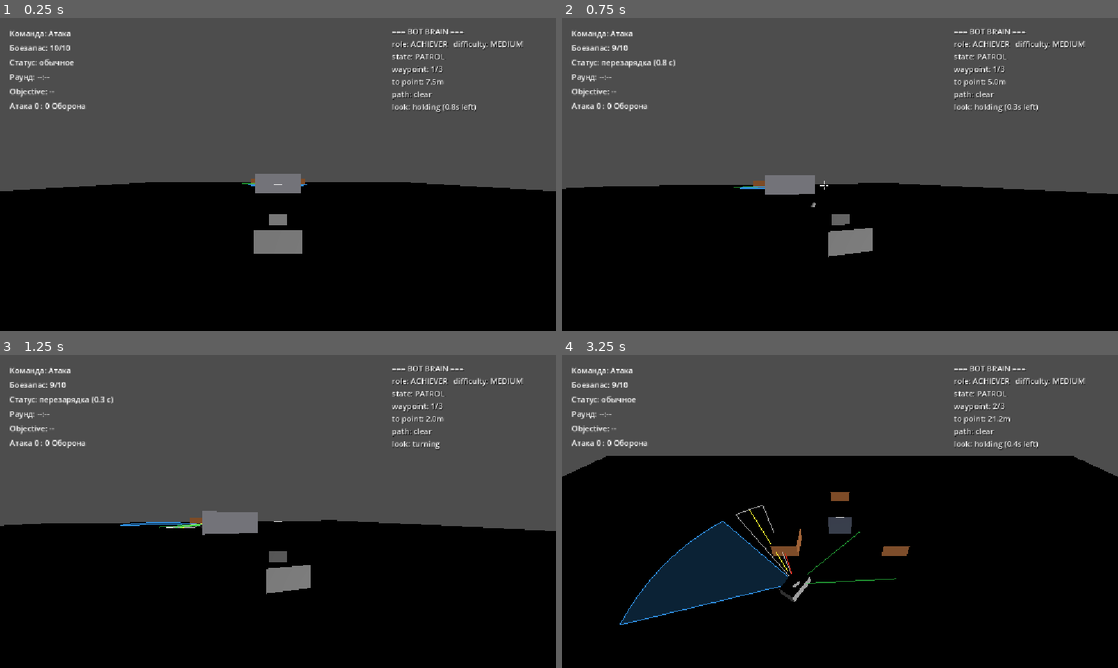
Above: before the commit, frames 1-4 (two rows, left to right).
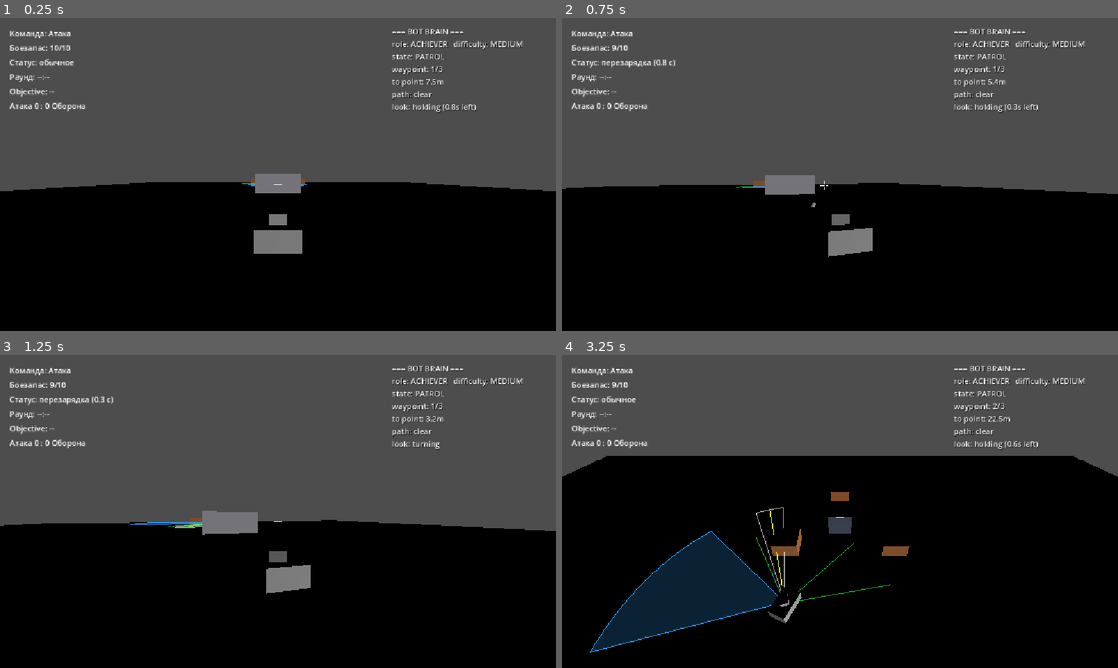
Above: after the commit, the same moments.

Repository: Imadakara/Tanks-Props
Game: Godot game, scene res://scenes/bot_arena/BotArena.tscn
The game is run twice, just before and just after one commit, with the same random seed, the same clock (stepped at 60 frames per second) and the same inputs.
Inputs (mouse positions are in pixels of both pictures, inside the frame that each line leads up to):
- Up to frame 1 (0.25 s): no input
- Up to frame 2 (0.75 s): tap Enter at 0.5 s; move the mouse to (867, 174) at 0.52 s; press the mouse at (867, 174) at 0.53 s; hold W (move_forward) from 0.53 s (still down)
- Up to frame 3 (1.25 s): keep holding W (move_forward)
- Up to frame 4 (3.25 s): keep holding W (move_forward); move the mouse to (812, 511) at 1.27 s; release the mouse at (812, 511) at 1.28 s; tap E (toggle_disguise) at 1.35 s; move the mouse to (851, 505) at 2.02 s; tap 1 at 2.1 s; move the mouse to (834, 517) at 2.77 s; tap 2 at 2.85 s

Frame 1 is identical in both runs. In frame 2, less than 0.1% of the frame differs, in the area x 30-79%, y 19-55%; in frame 3, 0.1%; in frame 4, 3.9%, in the area x 5-82%, y 19-96%.

Commit message:
obstacle avoidance update

Diff:
--- a/scenes/bot_arena/bot_sentry_controller.gd
+++ b/scenes/bot_arena/bot_sentry_controller.gd
@@ -153,6 +153,20 @@
 @export var think_interval_sec: float = 0.1  # реже физ.кадра — проверка "вижу/не вижу", не сама наводка
 @export var turret_turn_speed: float = 1.0  # рад/сек — применяется на Turret при _ready() (см. turret_controller.gd), также скорость блуждания обзора
 
+## Множитель к TankMovement.move_speed (см. _ready()) — по прямому запросу боты EASY/MEDIUM должны
+## быть медленнее танка игрока, 0.75 = на 25% медленнее. HARD возвращает полную скорость игрока
+## обратно в своём пресете (см. _DIFFICULTY_PRESETS) — сложность в первую очередь про осведомлённость
+## и реакцию, не про то, что HARD-бот физически едет быстрее MEDIUM/EASY.
+@export var move_speed_multiplier: float = 0.75
+
+## Дистанция, ближе которой препятствие считается "практически вплотную" — резко доворачивать
+## ВО ВРЕМЯ движения на такой дистанции реально задевает препятствие корпусом (шире, чем тонкий
+## луч-датчик, который его засёк). См. _drive_to_waypoint() — на этой дистанции бот полностью
+## останавливается и доворачивается НА МЕСТЕ (гусеницы это позволяют без всякого "обмана" — тот
+## же принцип, что и обычный поворот корпуса), едет дальше только когда почти довернул.
+@export var avoid_close_range: float = 1.5
+@export var avoid_close_turn_tolerance_deg: float = 8.0
+
 ## Дебажная отрисовка (ImmediateMesh) поверх земли под ботом: веер — ТЕКУЩИЙ конус обзора
 ## (look_cone_deg вокруг _look_yaw, радиус vision_range); цвет = текущий стейт (зелёный IDLE,
 ## голубой PATROL, красный DEFEND). Жёлтая линия — куда РЕАЛЬНО сейчас повёрнута башня.
@@ -189,6 +203,7 @@
 		"wander_hold_max_sec": 1.2,
 		"think_interval_sec": 0.05,
 		"turret_turn_speed": 2.2,
+		"move_speed_multiplier": 1.0,  # единственный уровень БЕЗ замедления — как танк игрока
 	},
 }
 
@@ -272,6 +287,7 @@
 	_weapon.is_player_controlled = false
 	_disguise.is_player_controlled = false
 	_turret.turn_speed = turret_turn_speed
+	_movement.move_speed *= move_speed_multiplier
 	_look_yaw = _body.rotation.y
 	_health.damaged.connect(_on_damaged)
 	_collect_waypoints()
@@ -309,6 +325,8 @@
 	wander_hold_max_sec = preset["wander_hold_max_sec"]
 	think_interval_sec = preset["think_interval_sec"]
 	turret_turn_speed = preset["turret_turn_speed"]
+	if preset.has("move_speed_multiplier"):
+		move_speed_multiplier = preset["move_speed_multiplier"]
 
 ## Вейпоинты ищутся на КОРНЕ текущей сцены (не в "Map" — у этой тестовой арены нет отдельного
 ## Map-узла, всё лежит прямо в BotArena.tscn), по префиксу имени "Waypoint", сортировка по
@@ -549,22 +567,34 @@
 	# ДЛИННЫМ путём и на развороте, близком к 180°, залипал на антиподе цели, до конца не сходясь
 	# — ai_turn_input каждый кадр дёргался -1/+1 без прогресса). Поэтому здесь знак ОБРАТНЫЙ.
 	_movement.ai_turn_input = clamp(-yaw_diff / 0.5, -1.0, 1.0)
+
+	# Препятствие "практически вплотную" (center-луч короче avoid_close_range) — резкий доворот
+	# ВО ВРЕМЯ движения на такой дистанции реально задевает его корпусом (луч тонкий, корпус
+	# широкий). По прямому запросу: на этой дистанции ХОДОВАЯ полностью останавливается и корпус
+	# доворачивается НА МЕСТЕ (гусеницы это позволяют без обмана — тот же поворот, что и всегда,
+	# просто без одновременного хода), едем дальше только когда угол почти сошёлся
+	# (avoid_close_turn_tolerance_deg — узкий допуск, а не обычные 60°, которые нормально дают
+	# смягчённую дугу на безопасной дистанции, но здесь означали бы въезд боком в препятствие).
+	var center_dist: float = _last_lidar_fan[0]["dist"]
+	var too_close: bool = _avoid_active and center_dist < avoid_close_range
+	var turn_tolerance_deg: float = avoid_close_turn_tolerance_deg if too_close else 60.0
+
 	# Едем, только если направление либо не требует объезда вообще, либо выбранный борт объезда
 	# УЖЕ подтверждён реально свободным (_avoid_chosen_clear) — пока не подтверждён, доворачиваемся
 	# на месте (move_input=0), но НЕ едем туда, где ещё не убедились, что реально проедем. Раньше
 	# ехали к "менее плохому" борту сразу — на пограничной дистанции корпус чиркал препятствие,
 	# что физически выглядело как боковое скольжение (см. также фикс в tank_movement.gd).
 	var can_advance: bool = (not _avoid_active) or _avoid_chosen_clear
-	_movement.ai_move_input = 1.0 if (can_advance and absf(yaw_diff) < deg_to_rad(60.0)) else 0.0
+	_movement.ai_move_input = 1.0 if (can_advance and absf(yaw_diff) < deg_to_rad(turn_tolerance_deg)) else 0.0
 
 	# Антизастрял: едем, но физически почти не скользим (застряли на углу препятствия — лучей
 	# всего 3, геометрию корнера они иногда не ловят, см. @export-блок выше), ЛИБО стоим и ждём
-	# подтверждения свободного борта (can_advance=false) — оба случая копим тем же таймером, по
-	# истечении — короткий аварийный реверс (без этого "стоим и ждём" сам по себе не запускал бы
-	# ниже эскалацию — ai_move_input тут же 0, а ожидание свободного борта может не наступить
+	# (подтверждения свободного борта, ИЛИ доворота на месте у самого препятствия) — все три случая
+	# копим тем же таймером, по истечении — короткий аварийный реверс (без этого "стоим и ждём" сам
+	# по себе не запускал бы ниже эскалацию — ai_move_input тут же 0, а ожидание может не наступить
 	# никогда на симметрично узком препятствии).
 	var actual_speed: float = Vector2(_body.velocity.x, _body.velocity.z).length()
-	var waiting_for_clear_side: bool = _avoid_active and not _avoid_chosen_clear
+	var waiting_for_clear_side: bool = _avoid_active and (not _avoid_chosen_clear or too_close)
 	if (_movement.ai_move_input > 0.5 or waiting_for_clear_side) and actual_speed < stuck_min_speed:
 		_stuck_timer += delta
 		if _stuck_timer >= stuck_detect_sec:
